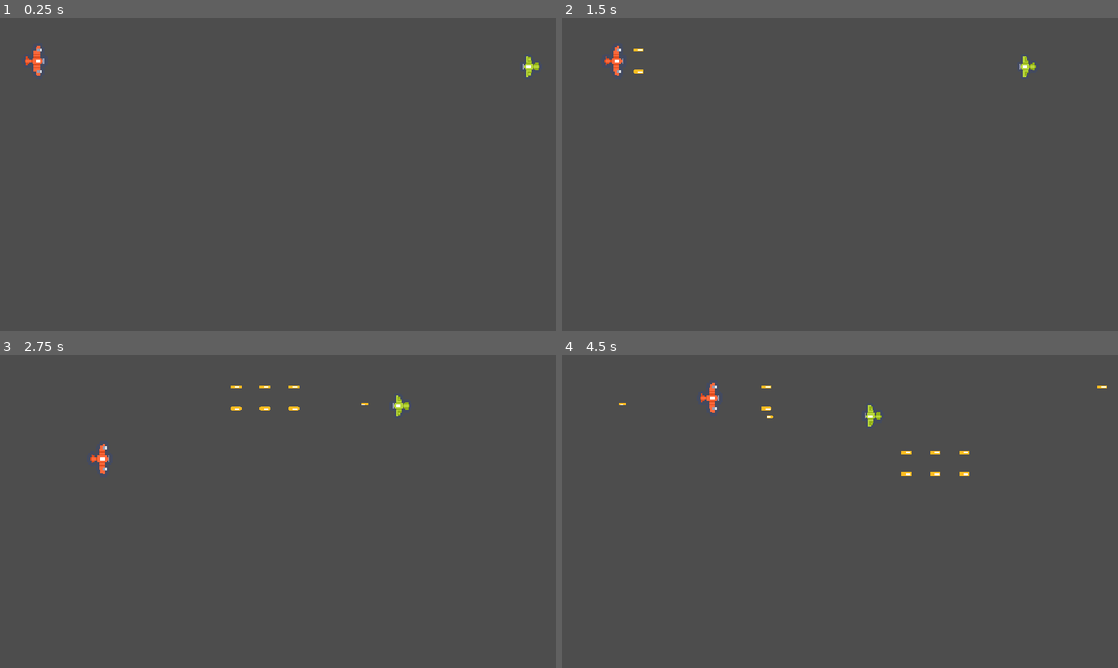
Above: before the commit, frames 1-4 (two rows, left to right).
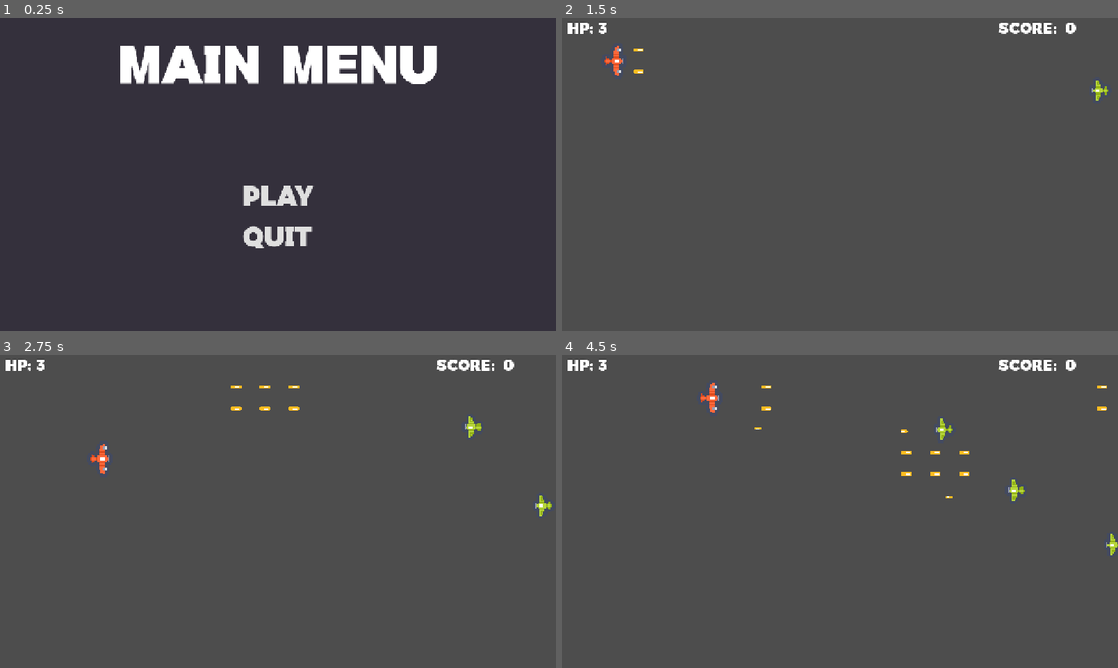
Above: after the commit, the same moments.

Repository: Edwin-165/Simple-Air-Shooter-2D
Game: Godot game, scene res://Scene/mainmenu.tscn
Same seed, same stepped clock (60 frames per second), same inputs: the game is played once before the commit and once after it. Before the commit the project starts from res://Scene/main.tscn.
Inputs (mouse positions are in pixels of both pictures, inside the frame that each line leads up to):
- Up to frame 1 (0.25 s): no input
- Up to frame 2 (1.5 s): click (840, 196) at 0.5 s, where only the run after the commit has a clickable "Play"; hold D (Right) from 1.28 s (still down); hold Space (Shoot) from 1.28 s (still down)
- Up to frame 3 (2.75 s): release D (Right) at 2.03 s; release Space (Shoot) at 2.03 s; hold S (Down) from 2.03 s (still down); tap Space (Shoot) at 2.1 s
- Up to frame 4 (4.5 s): release S (Down) at 2.78 s; hold D (Right) 2.78-3.53 s; hold Space (Shoot) 2.78-3.53 s; hold W (Up) 3.53-4.28 s; tap Space (Shoot) at 3.6 s; hold A (Left) from 4.28 s (still down); hold Space (Shoot) from 4.28 s (still down)

The runs differ from the first frame. In frame 1, 100% of the frame differs, in the area x 0-100%, y 0-100%; in frame 2, 0.6%; in frame 3, 0.7%; in frame 4, 0.9%.

Commit message:
Update: Enemy spawn, UI, menu

Diff:
--- /dev/null
+++ b/Scene/gameover.tscn
@@ -0,0 +1,11 @@
+[gd_scene load_steps=2 format=3 uid="uid://cdgpbloc6uw8k"]
+
+[ext_resource type="PackedScene" uid="uid://tuxn14g4c7e" path="res://Scene/mainmenu.tscn" id="1_hxj7v"]
+
+[node name="Gameover" instance=ExtResource("1_hxj7v")]
+
+[node name="MainMenu" parent="CenterContainer" index="0"]
+text = "Game Over"
+
+[node name="Play" parent="CenterContainer2/VBoxContainer" index="0"]
+text = "  Restart  "
--- a/Scene/main.tscn
+++ b/Scene/main.tscn
@@ -1,12 +1,83 @@
-[gd_scene load_steps=3 format=3 uid="uid://2js14a0w642x"]
+[gd_scene load_steps=8 format=3 uid="uid://2js14a0w642x"]
 
 [ext_resource type="PackedScene" uid="uid://7kbcjfyx6tsa" path="res://Scene/Player.tscn" id="1_ig7tw"]
+[ext_resource type="Script" uid="uid://bxv62d6w4td3i" path="res://Script/Main.gd" id="1_r34rm"]
 [ext_resource type="PackedScene" uid="uid://blpfqo6ud5bxq" path="res://Scene/Enemy.tscn" id="2_sblpm"]
+[ext_resource type="Script" uid="uid://smxpbcrk1vkc" path="res://Script/Spawntimer.gd" id="4_2wwxx"]
+[ext_resource type="FontFile" uid="uid://cc5xyp55232vr" path="res://Assets/Font/PackyGreat.ttf" id="5_3amdw"]
+[ext_resource type="Script" uid="uid://bueockmq7eurg" path="res://Script/DispHP.gd" id="6_1xcnr"]
+[ext_resource type="Script" uid="uid://2h2a751v8hrf" path="res://Script/DispScore.gd" id="7_ow1sv"]
 
 [node name="Main" type="Node2D"]
+script = ExtResource("1_r34rm")
 
 [node name="Player" parent="." instance=ExtResource("1_ig7tw")]
 position = Vector2(81, 98)
 
 [node name="Enemy" parent="." instance=ExtResource("2_sblpm")]
-position = Vector2(1250, 111)
+position = Vector2(1347, 166)
+
+[node name="Spawntimer" type="Timer" parent="."]
+wait_time = 2.0
+autostart = true
+script = ExtResource("4_2wwxx")
+
+[node name="UI" type="Node2D" parent="."]
+
+[node name="Control" type="Control" parent="UI"]
+layout_mode = 3
+anchors_preset = 0
+offset_right = 1280.0
+offset_bottom = 720.0
+
+[node name="HP" type="Label" parent="UI/Control"]
+layout_mode = 0
+offset_left = 12.0
+offset_top = 8.0
+offset_right = 85.0
+offset_bottom = 44.0
+theme_override_colors/font_outline_color = Color(0, 0, 0, 1)
+theme_override_constants/outline_size = 1
+theme_override_fonts/font = ExtResource("5_3amdw")
+theme_override_font_sizes/font_size = 36
+text = "HP: "
+
+[node name="DispHP" type="Label" parent="UI/Control"]
+layout_mode = 0
+offset_left = 82.0
+offset_top = 8.0
+offset_right = 122.0
+offset_bottom = 44.0
+theme_override_colors/font_outline_color = Color(0, 0, 0, 1)
+theme_override_constants/outline_size = 1
+theme_override_fonts/font = ExtResource("5_3amdw")
+theme_override_font_sizes/font_size = 36
+text = "3"
+script = ExtResource("6_1xcnr")
+
+[node name="Score" type="Label" parent="UI/Control"]
+layout_mode = 0
+offset_left = 1004.0
+offset_top = 8.0
+offset_right = 1152.0
+offset_bottom = 44.0
+theme_override_colors/font_outline_color = Color(0, 0, 0, 1)
+theme_override_constants/outline_size = 1
+theme_override_fonts/font = ExtResource("5_3amdw")
+theme_override_font_sizes/font_size = 36
+text = "Score: "
+
+[node name="DispScore" type="Label" parent="UI/Control"]
+layout_mode = 0
+offset_left = 1157.0
+offset_top = 8.0
+offset_right = 1197.0
+offset_bottom = 44.0
+theme_override_colors/font_outline_color = Color(0, 0, 0, 1)
+theme_override_constants/outline_size = 1
+theme_override_fonts/font = ExtResource("5_3amdw")
+theme_override_font_sizes/font_size = 36
+text = "0"
+script = ExtResource("7_ow1sv")
+
+[connection signal="timeout" from="Spawntimer" to="." method="_on_spawntimer_timeout"]
--- /dev/null
+++ b/Scene/mainmenu.tscn
@@ -0,0 +1,89 @@
+[gd_scene load_steps=9 format=3 uid="uid://tuxn14g4c7e"]
+
+[ext_resource type="FontFile" uid="uid://cc5xyp55232vr" path="res://Assets/Font/PackyGreat.ttf" id="1_5kvvq"]
+[ext_resource type="Script" uid="uid://dlgsd0xufnsmr" path="res://Script/MainMenu.gd" id="1_vowho"]
+
+[sub_resource type="StyleBoxFlat" id="StyleBoxFlat_vowho"]
+bg_color = Color(0.223529, 0.203922, 0.262745, 1)
+
+[sub_resource type="StyleBoxFlat" id="StyleBoxFlat_rv1bs"]
+bg_color = Color(0.180392, 0.164706, 0.207843, 1)
+
+[sub_resource type="StyleBoxFlat" id="StyleBoxFlat_tfeq1"]
+bg_color = Color(0.203922, 0.188235, 0.235294, 1)
+
+[sub_resource type="StyleBoxFlat" id="StyleBoxFlat_tafl8"]
+bg_color = Color(0.223529, 0.203922, 0.262745, 1)
+
+[sub_resource type="StyleBoxFlat" id="StyleBoxFlat_4aexr"]
+bg_color = Color(0.180392, 0.164706, 0.207843, 1)
+
+[sub_resource type="StyleBoxFlat" id="StyleBoxFlat_ebm2f"]
+bg_color = Color(0.203922, 0.188235, 0.235294, 1)
+
+[node name="Mainmenu" type="Control"]
+layout_mode = 3
+anchors_preset = 15
+anchor_right = 1.0
+anchor_bottom = 1.0
+grow_horizontal = 2
+grow_vertical = 2
+script = ExtResource("1_vowho")
+
+[node name="ColorRect" type="ColorRect" parent="."]
+layout_mode = 1
+anchors_preset = 15
+anchor_right = 1.0
+anchor_bottom = 1.0
+grow_horizontal = 2
+grow_vertical = 2
+color = Color(0.203922, 0.188235, 0.235294, 1)
+
+[node name="CenterContainer" type="CenterContainer" parent="."]
+layout_mode = 1
+anchors_preset = 10
+anchor_right = 1.0
+offset_bottom = 229.0
+grow_horizontal = 2
+
+[node name="MainMenu" type="Label" parent="CenterContainer"]
+layout_mode = 2
+theme_override_fonts/font = ExtResource("1_5kvvq")
+theme_override_font_sizes/font_size = 124
+text = "Main Menu"
+
+[node name="CenterContainer2" type="CenterContainer" parent="."]
+layout_mode = 1
+anchors_preset = 14
+anchor_top = 0.5
+anchor_right = 1.0
+anchor_bottom = 0.5
+offset_top = -117.0
+offset_bottom = 318.0
+grow_horizontal = 2
+grow_vertical = 2
+
+[node name="VBoxContainer" type="VBoxContainer" parent="CenterContainer2"]
+layout_mode = 2
+theme_override_constants/separation = 30
+
+[node name="Play" type="Button" parent="CenterContainer2/VBoxContainer"]
+layout_mode = 2
+theme_override_fonts/font = ExtResource("1_5kvvq")
+theme_override_font_sizes/font_size = 64
+theme_override_styles/hover = SubResource("StyleBoxFlat_vowho")
+theme_override_styles/pressed = SubResource("StyleBoxFlat_rv1bs")
+theme_override_styles/normal = SubResource("StyleBoxFlat_tfeq1")
+text = "  Play  "
+
+[node name="Quit" type="Button" parent="CenterContainer2/VBoxContainer"]
+layout_mode = 2
+theme_override_fonts/font = ExtResource("1_5kvvq")
+theme_override_font_sizes/font_size = 64
+theme_override_styles/hover = SubResource("StyleBoxFlat_tafl8")
+theme_override_styles/pressed = SubResource("StyleBoxFlat_4aexr")
+theme_override_styles/normal = SubResource("StyleBoxFlat_ebm2f")
+text = "  Quit  "
+
+[connection signal="pressed" from="CenterContainer2/VBoxContainer/Play" to="." method="_on_play_pressed"]
+[connection signal="pressed" from="CenterContainer2/VBoxContainer/Quit" to="." method="_on_quit_pressed"]
--- /dev/null
+++ b/Script/DispHP.gd
@@ -0,0 +1,4 @@
+extends Label
+
+func _process(_delta) -> void:
+	text = str(Global.health)
--- /dev/null
+++ b/Script/DispScore.gd
@@ -0,0 +1,4 @@
+extends Label
+
+func _process(_delta: float) -> void:
+	text = str(Global.score)
--- a/Script/Enemy.gd
+++ b/Script/Enemy.gd
@@ -5,7 +5,7 @@
 var player = null
 
 @export var speed = 2
-@export var health = 6
+@export var health = 3
 
 @onready var gunpos = $GunPos
 @onready var muzzleflash = $MuzzleFlash
@@ -44,4 +44,5 @@
 func enemy_hit():
 	health -= 1
 	if health == 0:
+		Global.score += 5
 		queue_free()
--- /dev/null
+++ b/Script/Global.gd
@@ -0,0 +1,4 @@
+extends Node
+
+var health = 3
+var score = 0
--- /dev/null
+++ b/Script/Main.gd
@@ -0,0 +1,10 @@
+extends Node2D
+
+var Enemy = preload("res://Scene/Enemy.tscn")
+
+
+
+func _on_spawntimer_timeout() -> void:
+	var enemy = Enemy.instantiate()
+	enemy.position = Vector2(randf_range(1280, 1280), randf_range(100, 550))
+	add_child(enemy)
--- /dev/null
+++ b/Script/MainMenu.gd
@@ -0,0 +1,8 @@
+extends Control
+
+func _on_play_pressed() -> void:
+	get_tree().change_scene_to_file("res://Scene/main.tscn")
+	Global.health = 3
+
+func _on_quit_pressed() -> void:
+	get_tree().quit()
--- a/Script/Player.gd
+++ b/Script/Player.gd
@@ -62,5 +62,10 @@
 
 func player_hit():
 	health -= 1
+	Global.health -= 1
 	if health == 0:
-		queue_free()
+		call_deferred("_on_player_death")
+
+func _on_player_death():
+	get_tree().change_scene_to_file("res://Scene/gameover.tscn")
+	queue_free()
--- /dev/null
+++ b/Script/Spawntimer.gd
@@ -0,0 +1,11 @@
+extends Timer
+
+var mintime = 1
+var maxtime = 5
+
+func _ready():
+	spawntime()
+	timeout.connect(spawntime)
+
+func spawntime():
+	set_wait_time(randf_range(mintime, maxtime))
--- a/project.godot
+++ b/project.godot
@@ -11,8 +11,12 @@
 [application]
 
 config/name="Air Shooter"
-run/main_scene="uid://2js14a0w642x"
+run/main_scene="uid://tuxn14g4c7e"
 config/features=PackedStringArray("4.4", "Forward Plus")
+
+[autoload]
+
+Global="*res://Script/Global.gd"
 
 [display]
 
Binary file added: Assets/Font/PackyGreat.ttf
Not shown, added: Assets/Font/PackyGreat.ttf.import
Not shown, added: Script/DispHP.gd.uid
Not shown, added: Script/DispScore.gd.uid
Not shown, added: Script/Global.gd.uid
Not shown, added: Script/Main.gd.uid
Not shown, added: Script/MainMenu.gd.uid
Not shown, added: Script/Spawntimer.gd.uid
